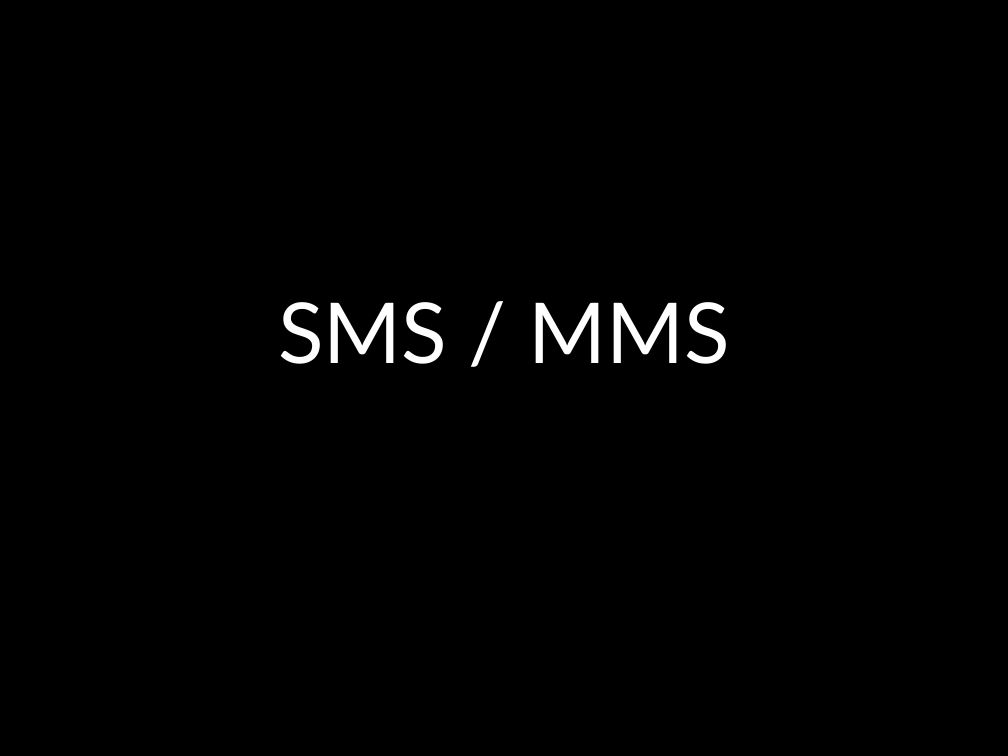
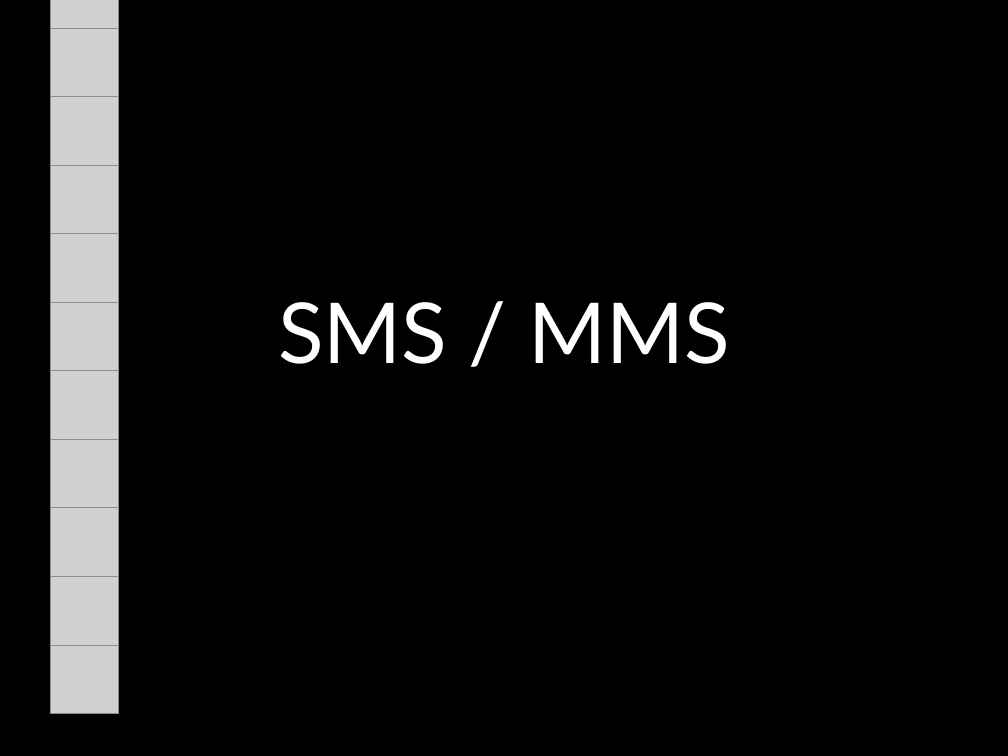
Before and after one commit to flipdot/cryptoparty, a slide deck: slide 7 of cryptoparty.odp. Drawn at 1008x756 pixels with LibreOffice and Linux fonts; fonts in the diff are those of the drawing; grey boxes stand for pictures. Boxes give left, top, right and bottom in pixels: in the first picture for what was removed or moved away, otherwise in the second. Text is boxed around its words. In the diff, an @@ line names an element or a change of style, - is before the commit and + after.

```diff
--- a/cryptoparty.odp
+++ b/cryptoparty.odp
@@ picture added at box(50, 28, 119, 97) @@
@@ picture added at box(50, 0, 119, 28) @@
@@ picture added at box(50, 97, 119, 165) @@
@@ picture added at box(50, 165, 119, 234) @@
@@ picture added at box(50, 234, 119, 302) @@
@@ picture added at box(50, 302, 119, 371) @@
@@ picture added at box(50, 371, 119, 439) @@
@@ picture added at box(50, 439, 119, 508) @@
@@ picture added at box(50, 508, 119, 577) @@
@@ picture added at box(50, 577, 119, 645) @@
@@ picture added at box(50, 645, 119, 714) @@
```
Also in this commit, not shown: 8 other slides changed, 6 slides added, 3 slides removed, 8 other files.
